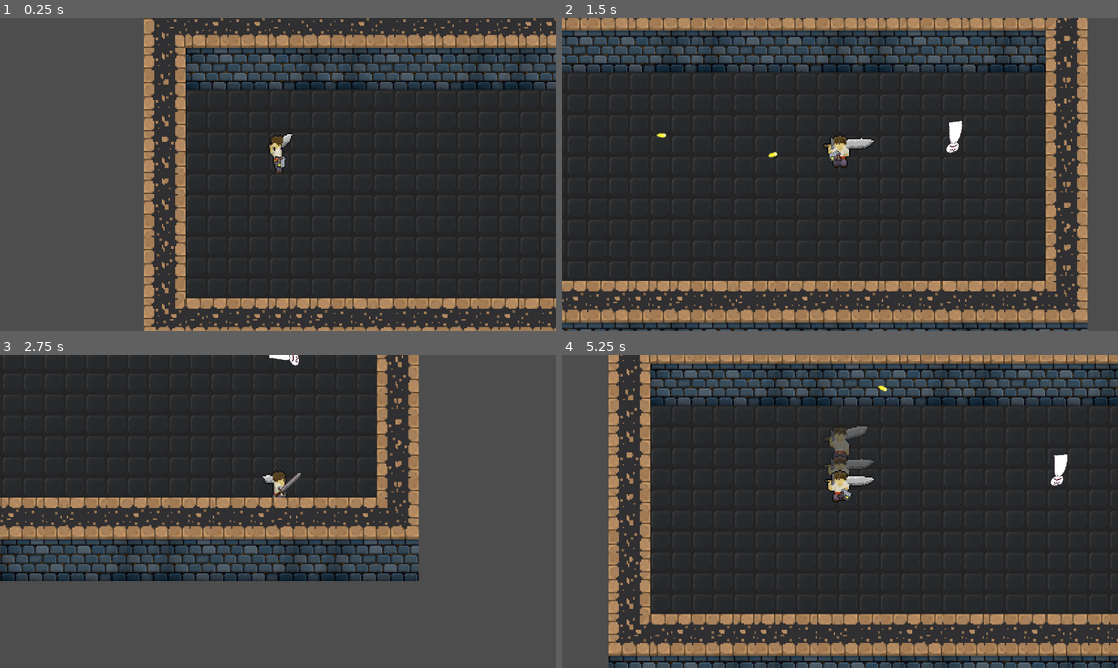
Above: before the commit, frames 1-4 (two rows, left to right).
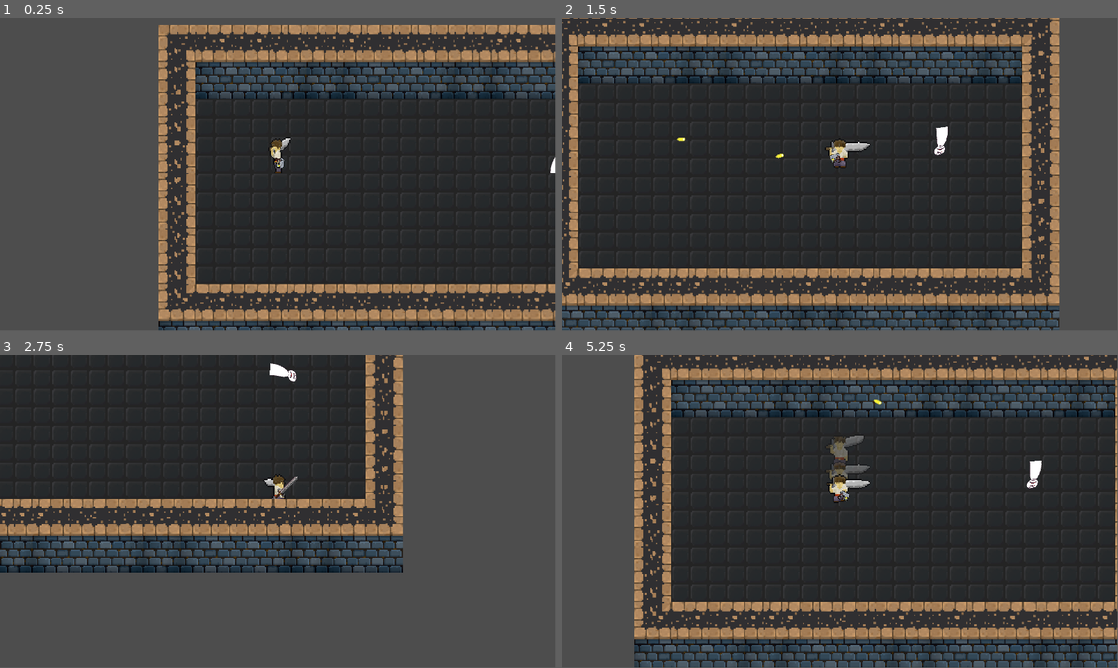
Above: after the commit, the same moments.

Repository: yeahright03/souls-like-game
Game: Godot game, scene res://scenes/game.tscn
Same seed, same stepped clock (60 frames per second), same inputs: the game is played once before the commit and once after it.
Inputs (mouse positions are in pixels of both pictures, inside the frame that each line leads up to):
- Up to frame 1 (0.25 s): no input
- Up to frame 2 (1.5 s): move the mouse to (962, 158) at 0.52 s; hold D (moveRight) 0.53-1.28 s; tap Shift (moveDodge) at 0.6 s; move the mouse to (728, 190) at 1.27 s; hold S (moveDown) from 1.28 s (still down); click (728, 190) at 1.35 s
- Up to frame 3 (2.75 s): move the mouse to (333, 442) at 2.02 s; release S (moveDown) at 2.03 s; hold D (moveRight) from 2.03 s (still down); tap Q (weaponSwitch) at 2.1 s
- Up to frame 4 (5.25 s): move the mouse to (812, 574) at 2.77 s; release D (moveRight) at 2.78 s; hold W (moveUp) 2.78-3.53 s; tap Shift (moveDodge) at 2.85, 5.1 s; move the mouse to (1006, 558) at 3.52 s; hold A (moveLeft) 3.53-5.03 s; click (1006, 558) at 3.6 s; move the mouse to (673, 464) at 4.27 s; tap Q (weaponSwitch) at 4.35 s; move the mouse to (867, 511) at 5.02 s; hold S (moveDown) from 5.03 s (still down)
In our replay, the window is 800x450 before the commit and 799x449 after it. These sizes can differ from the game's own. Grey fills any space a smaller window leaves; there, only what the larger window draws over its background counts as a difference.

The runs differ from the first frame. In frame 1, 29% of the frame differs, in the area x 25-100%, y 0-100%; in frame 2, 37%, in the area x 0-95%, y 0-100%; in frame 3, 15%; in frame 4, 36%.

Commit message:
update game zoom
made window size and camera size larger

Diff:
--- a/project.godot
+++ b/project.godot
@@ -17,8 +17,8 @@
 
 [display]
 
-window/size/viewport_width=1280
-window/size/viewport_height=720
+window/size/viewport_width=1920
+window/size/viewport_height=1080
 
 [input]
 
--- a/scenes/game.tscn
+++ b/scenes/game.tscn
@@ -1153,7 +1153,7 @@
 
 [node name="Camera2D" type="Camera2D" parent="player"]
 position = Vector2(0, 1)
-zoom = Vector2(3, 3)
+zoom = Vector2(4, 4)
 
 [node name="TileMapLayer3" type="TileMapLayer" parent="."]
 z_index = 2
